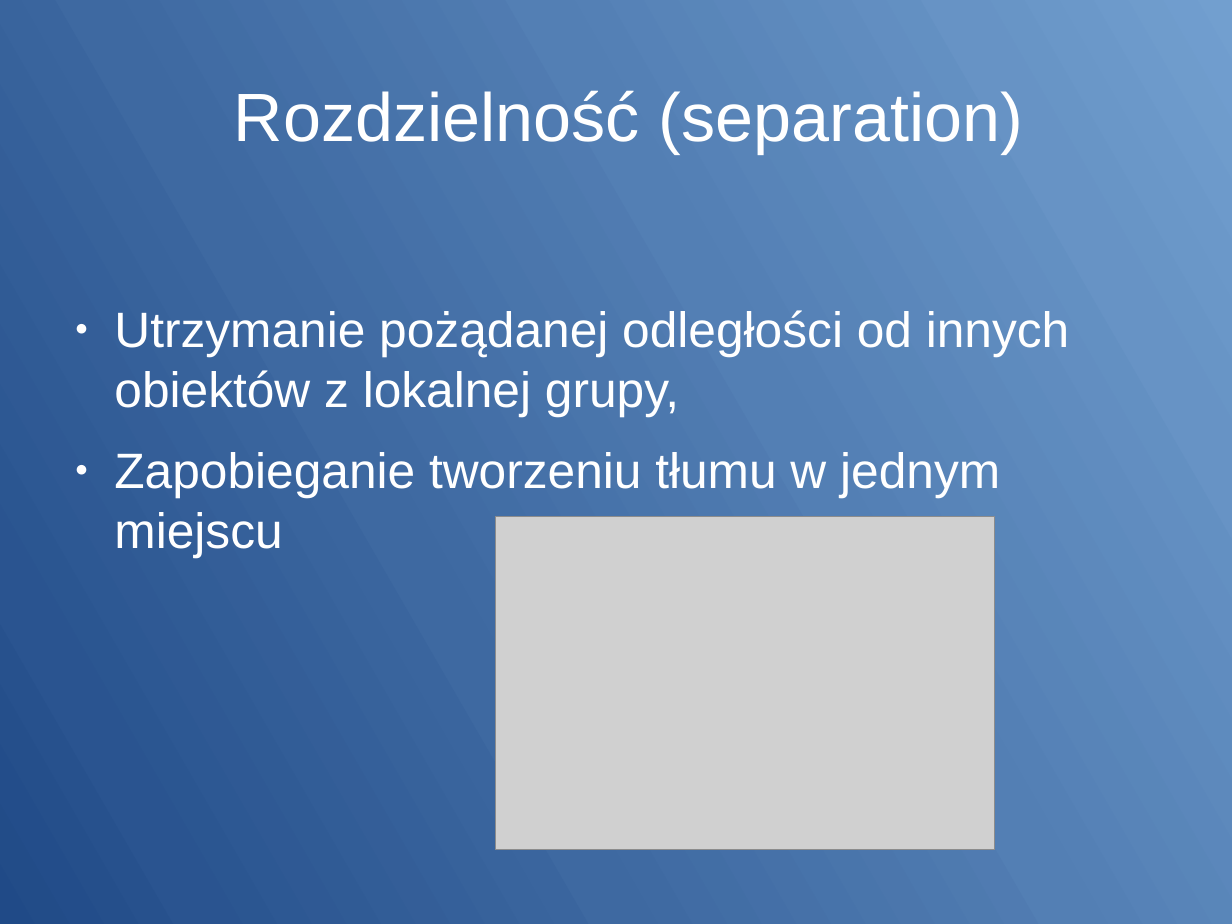
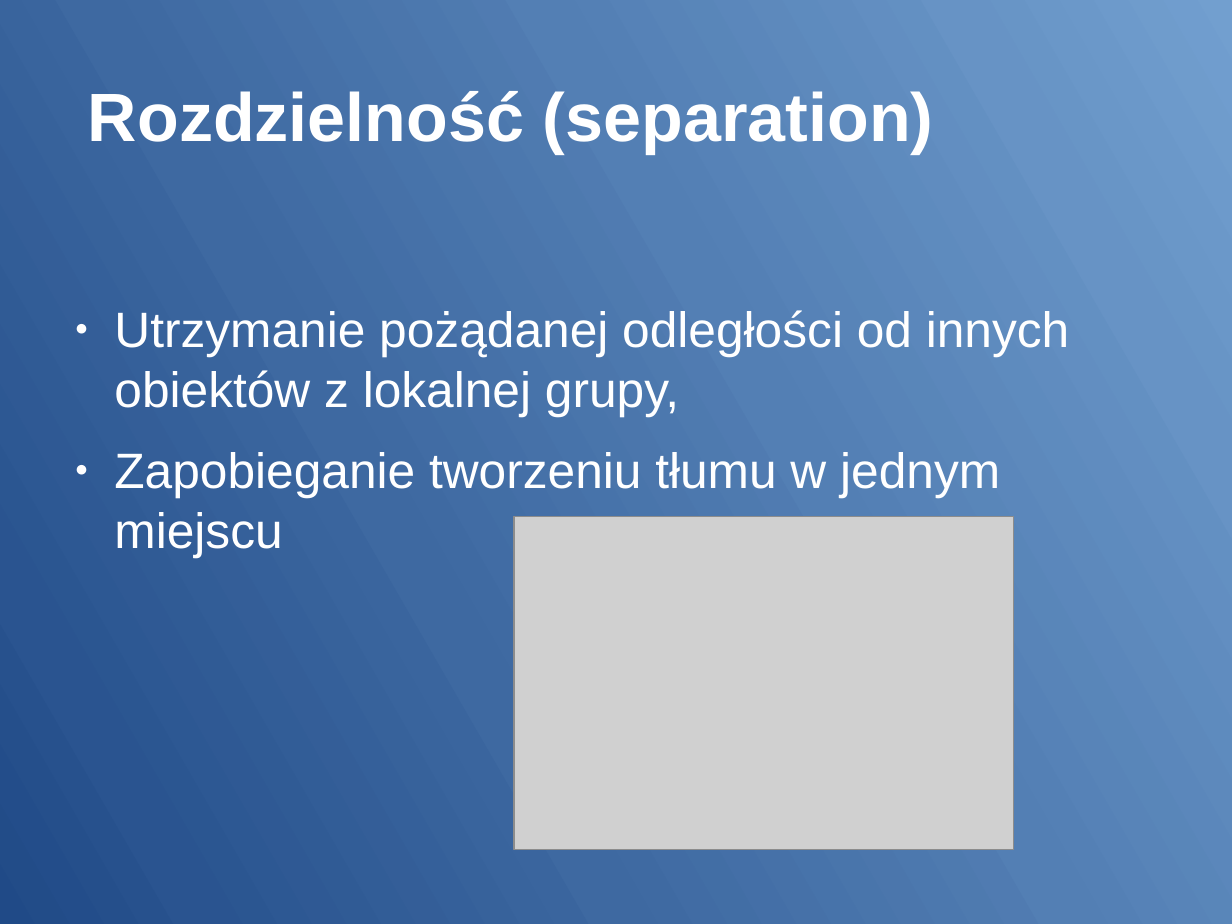
Before and after one commit to janwojcik5/HerdSimulation, a slide deck: slide 6 of Prezentacja.odp (slide 5 before the commit). Drawn at 1232x924 pixels with LibreOffice and Linux fonts; fonts in the diff are those of the drawing; grey boxes stand for pictures. Boxes give left, top, right and bottom in pixels: in the first picture for what was removed or moved away, otherwise in the second. Text is boxed around its words. In the diff, an @@ line names an element or a change of style, - is before the commit and + after.

```diff
--- a/Prezentacja.odp
+++ b/Prezentacja.odp
@@ title "Rozdzielność (separation)" at (x1=88, y1=91, x2=934, y2=153): bold on; alignment centre to left @@
@@ picture moved from (x1=495, y1=517, x2=995, y2=850) to (x1=514, y1=517, x2=1014, y2=850) @@
```
Also in this commit, not shown: 8 other slides changed, 3 slides added, 1 slide removed, 3 other files.
